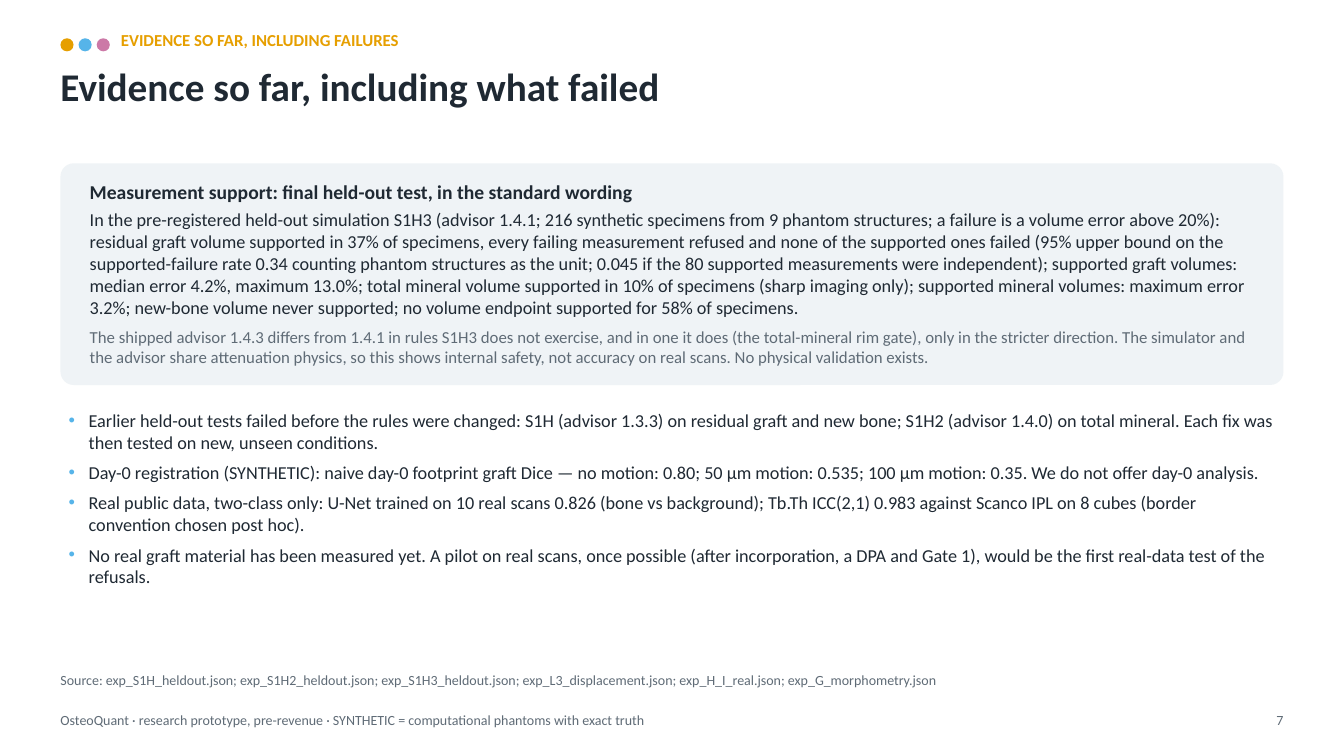
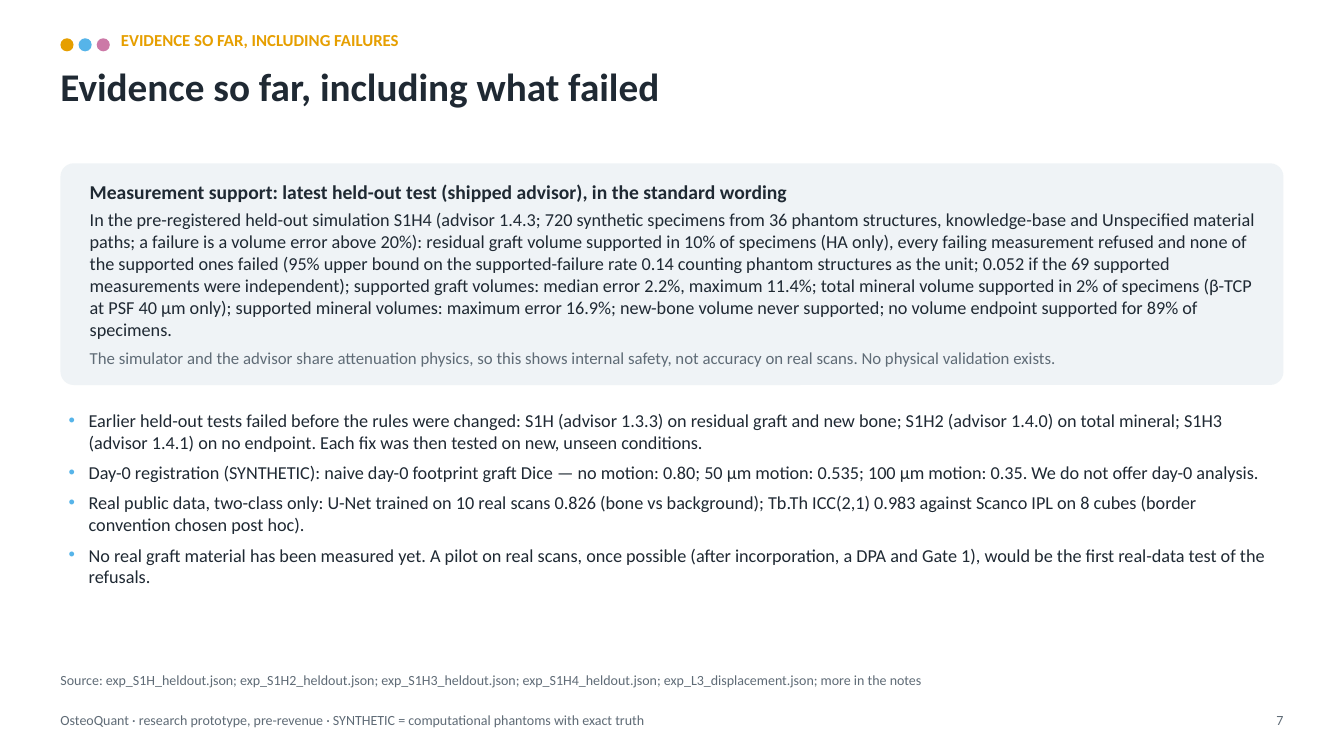
Before and after one commit to arnavhiteshpatel-cloud/playground, a slide deck: slide 7 of investor/OsteoQuant_Commercial_Pilot_Deck.pptx. Drawn at 1344x756 pixels with LibreOffice and Linux fonts; fonts in the diff are those of the drawing. Boxes give left, top, right and bottom in pixels: in the first picture for what was removed or moved away, otherwise in the second. Text is boxed around its words. In the diff, an @@ line names an element or a change of style, - is before the commit and + after.

```diff
--- a/investor/OsteoQuant_Commercial_Pilot_Deck.pptx
+++ b/investor/OsteoQuant_Commercial_Pilot_Deck.pptx
@@ text at (x1=90, y1=184, x2=1254, y2=367): text changed @@
-Measurement support: final held-out test, in the standard wording
-In the pre-registered held-out simulation S1H3 (advisor 1.4.1; 216 synthetic specimens from 9 phantom structures; a failure is a volume error above 20%): residual graft volume supported in 37% of specimens, every failing measurement refused and none of the supported ones failed (95% upper bound on the supported-failure rate 0.34 counting phantom structures as the unit; 0.045 if the 80 supported measurements were independent); supported graft volumes: median error 4.2%, maximum 13.0%; total mineral volume supported in 10% of specimens (sharp imaging only); supported mineral volumes: maximum error 3.2%; new-bone volume never supported; no volume endpoint supported for 58% of specimens.
-The shipped advisor 1.4.3 differs from 1.4.1 in rules S1H3 does not exercise, and in one it does (the total-mineral rim gate), only in the stricter direction. The simulator and the advisor share attenuation physics, so this shows internal safety, not accuracy on real scans. No physical validation exists.
+Measurement support: latest held-out test (shipped advisor), in the standard wording
+In the pre-registered held-out simulation S1H4 (advisor 1.4.3; 720 synthetic specimens from 36 phantom structures, knowledge-base and Unspecified material paths; a failure is a volume error above 20%): residual graft volume supported in 10% of specimens (HA only), every failing measurement refused and none of the supported ones failed (95% upper bound on the supported-failure rate 0.14 counting phantom structures as the unit; 0.052 if the 69 supported measurements were independent); supported graft volumes: median error 2.2%, maximum 11.4%; total mineral volume supported in 2% of specimens (β-TCP at PSF 40 µm only); supported mineral volumes: maximum error 16.9%; new-bone volume never supported; no volume endpoint supported for 89% of specimens.
+The simulator and the advisor share attenuation physics, so this shows internal safety, not accuracy on real scans. No physical validation exists.
@@ text at (x1=89, y1=414, x2=1222, y2=452): text changed @@
-• Earlier held-out tests failed before the rules were changed: S1H (advisor 1.3.3) on residual graft and new bone; S1H2 (advisor 1.4.0) on total mineral. Each fix was then tested on new, unseen conditions.
+• Earlier held-out tests failed before the rules were changed: S1H (advisor 1.3.3) on residual graft and new bone; S1H2 (advisor 1.4.0) on total mineral; S1H3 (advisor 1.4.1) on no endpoint. Each fix was then tested on new, unseen conditions.
@@ text at (x1=60, y1=675, x2=922, y2=688): text changed @@
-Source: exp_S1H_heldout.json; exp_S1H2_heldout.json; exp_S1H3_heldout.json; exp_L3_displacement.json; exp_H_I_real.json; exp_G_morphometry.json
+Source: exp_S1H_heldout.json; exp_S1H2_heldout.json; exp_S1H3_heldout.json; exp_S1H4_heldout.json; exp_L3_displacement.json; more in the notes
```
Also in this commit, not shown: 2 other slides changed, 29 other files.
